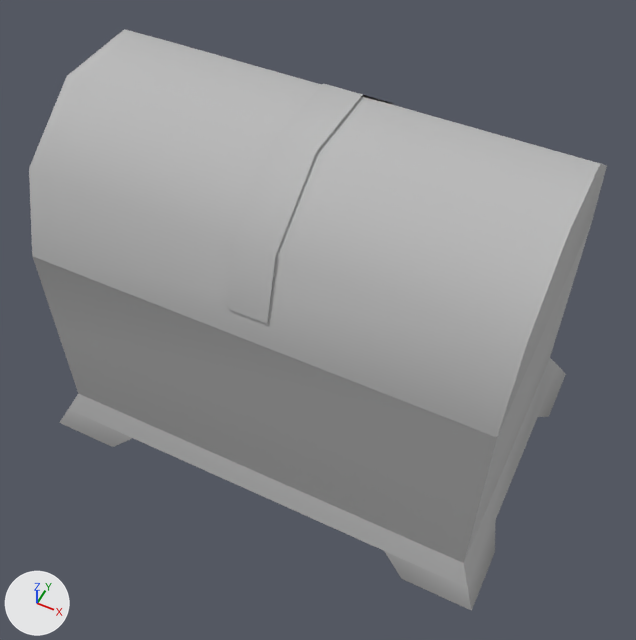
Before and after pictures for a commit that changed the glTF model assets_dev/worlds/mm9/models/mm9_deco_blackchest.glb.
The view is the same before and after, from a 50 mm lens placed at (0.611, -1.223, 1.829), pointed at (0.029, -0.059, 0.374). Every picture has the same lights, and +X, +Y and +Z are marked at lower left. The first picture is the older version. Vertices at exactly the same position are counted once.

In view in the first picture: 'Blackchest'.
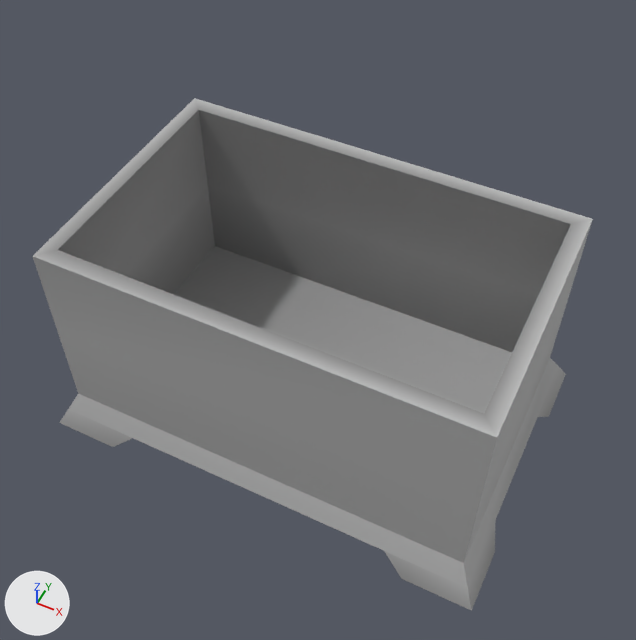
Boxes [x1, y1, x2, y2] around the edits, measured in the pictures (636 x 640 px):
'Blackchest', reshaped (12% shorter)
    before: [29, 29, 607, 611]
    after: [33, 98, 593, 611]
part 1 of me_blackchest, deleted
    before: [227, 83, 393, 324]
part 2 of me_blackchest, cut back
    before: [29, 29, 607, 440]
    after: [33, 98, 593, 440]

Diff of the bpy script that builds the scene:
```diff
--- a/assets_dev/worlds/mm9/models/mm9_deco_blackchest.glb.py
+++ b/assets_dev/worlds/mm9/models/mm9_deco_blackchest.glb.py
@@ me_blackchest @@
 # used by ob_blackchest; location = (0.0, 0.0, 0.0)
-me_blackchest.from_pydata(...)  # 116 vertices, 166 faces; spans x -0.548..0.548, y -0.361..0.361, z 0.0..0.866
+me_blackchest.from_pydata(...)  # 66 vertices, 100 faces; spans x -0.548..0.548, y -0.361..0.361, z 0.0..0.562
+# me_blackchest part 1: the loose piece of 12 vertices spanning x -0.04..0.045, y -0.301..0.302, z 0.614..0.866 is deleted
+# me_blackchest part 2
+# 38 vertices are removed from x -0.501..0.501, y -0.315..0.314, z 0.562..0.862
+# 72 faces are deleted
+# 16 new faces join them
 me_blackchest.materials.append(mat_blackchest_2s)
```
